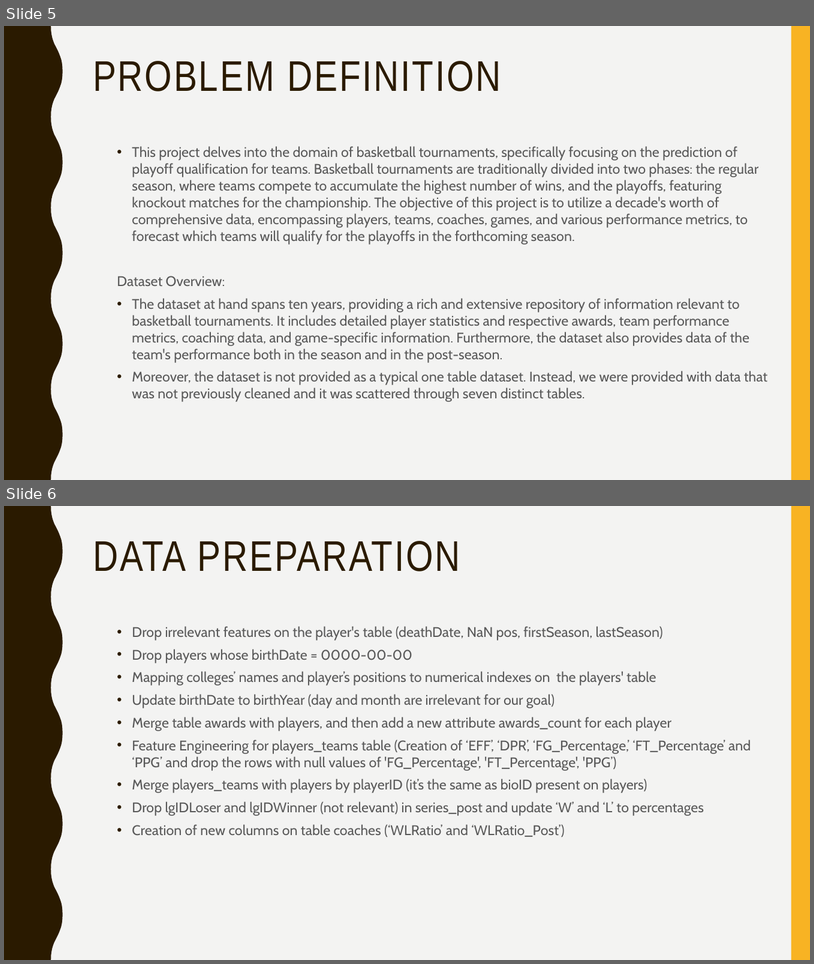
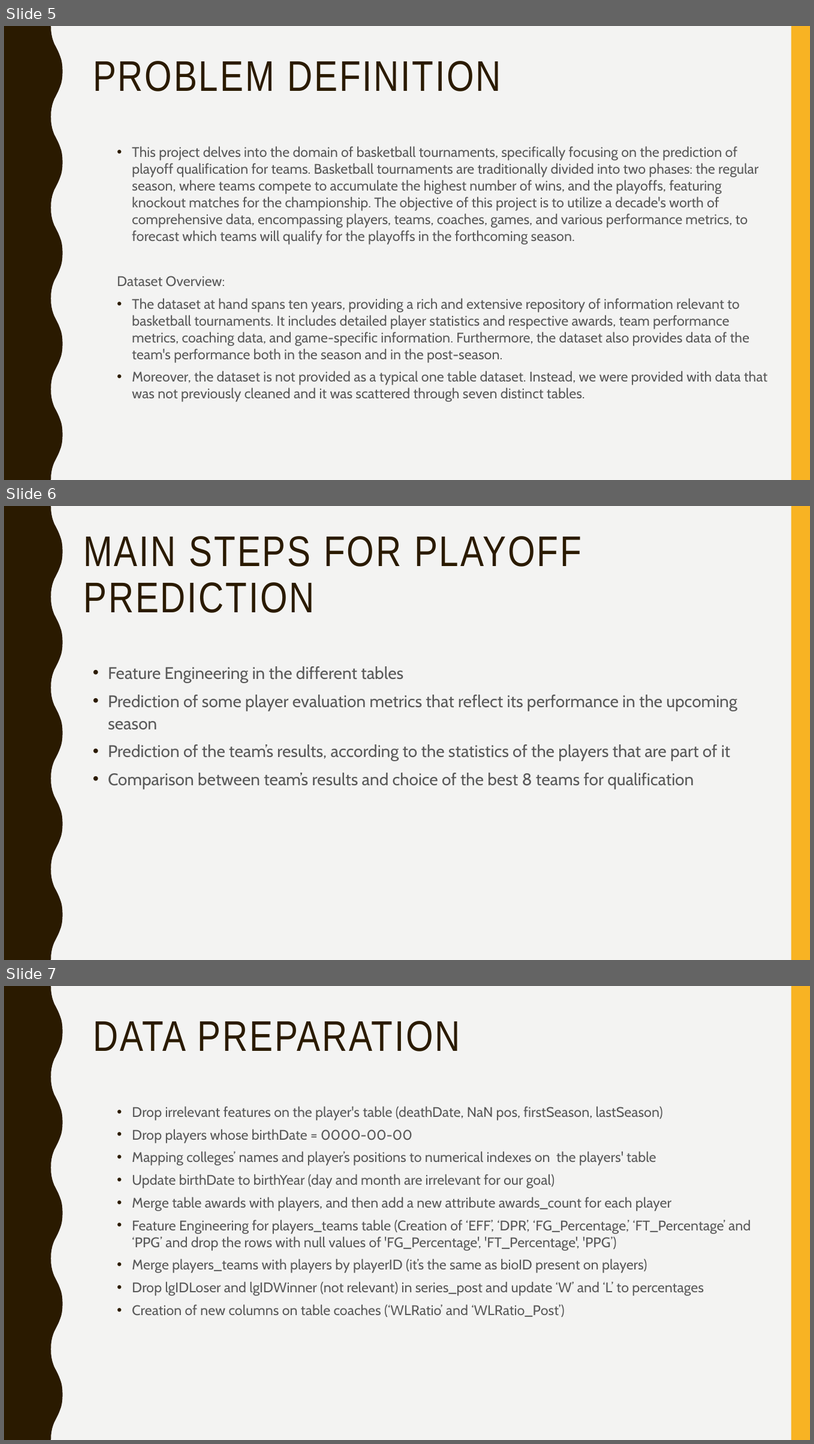
Before and after one commit to afs202005277/AC, a slide deck: ppt projeto.pptx. Shown one above the other, each under a label of ours: slides 5 and 6 before the commit, slides 5, 6 and 7 after it. The pictures are 814x964 and 814x1444 pixels, drawn with LibreOffice and Linux fonts; fonts in the diff are those of the drawing. Boxes give left, top, right and bottom in pixels: in the first picture for what was removed or moved away, otherwise in the second. Text is boxed around its words. In the diff, an @@ line names an element or a change of style, - is before the commit and + after.

```diff
--- a/ppt projeto.pptx
+++ b/ppt projeto.pptx
@@ slide 6 added at (4, 506, 810, 960), background #F3F3F2; not listed: 2 template elements that a slide beside it also shows @@
@@ title added at (83, 536, 582, 613), 51 pt, text #2A1A00 @@
+MAIN STEPS FOR PLAYOFF PREDICTION
@@ text added at (108, 666, 737, 789), 20 pt, text #595959 @@
+• Feature Engineering in the different tables
+• Prediction of some player evaluation metrics that reflect its performance in the upcoming season
+• Prediction of the team’s results, according to the statistics of the players that are part of it
+• Comparison between team’s results and choice of the best 8 teams for qualification
@@ what was slide 6 is now slide 7 @@
```
Also in this commit, not shown: 12 other slides added, 13 other files.
